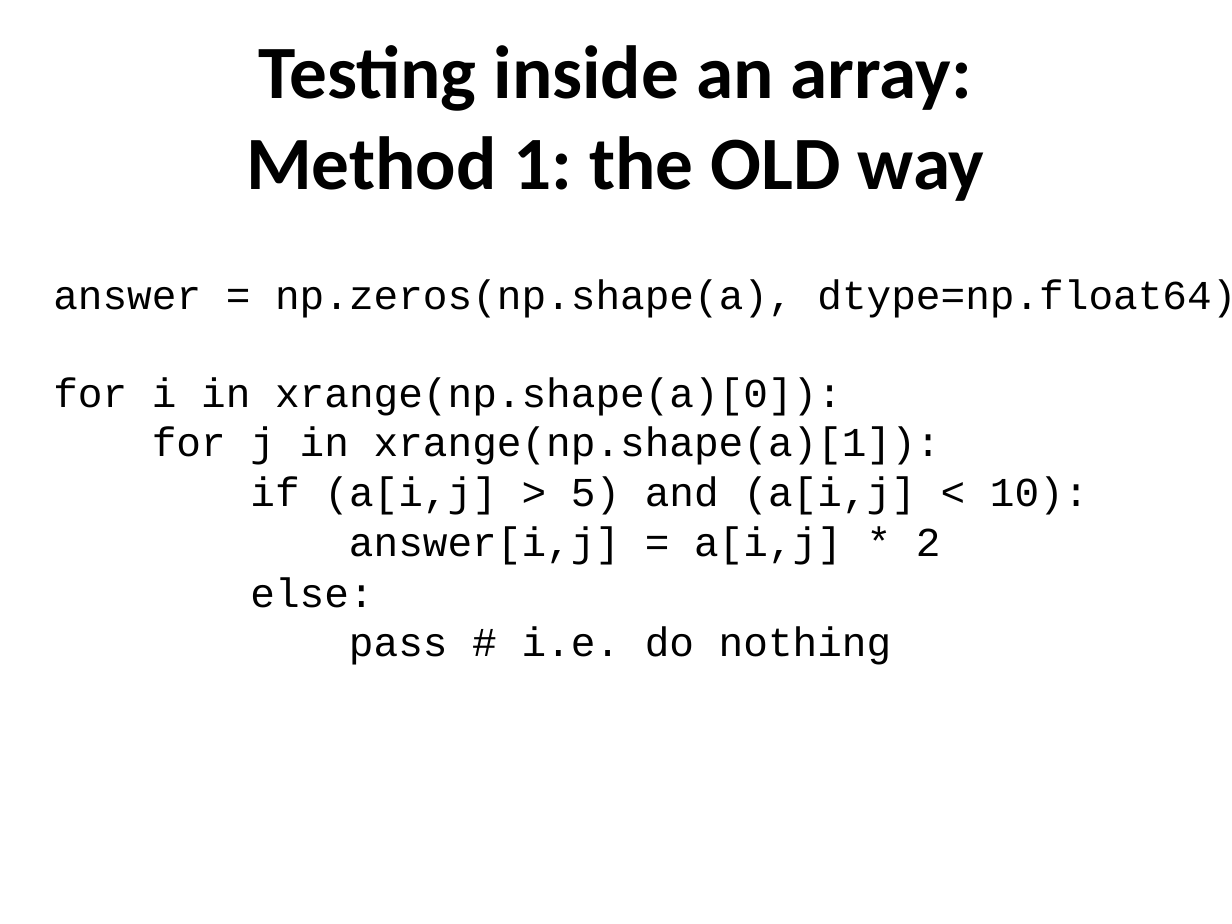
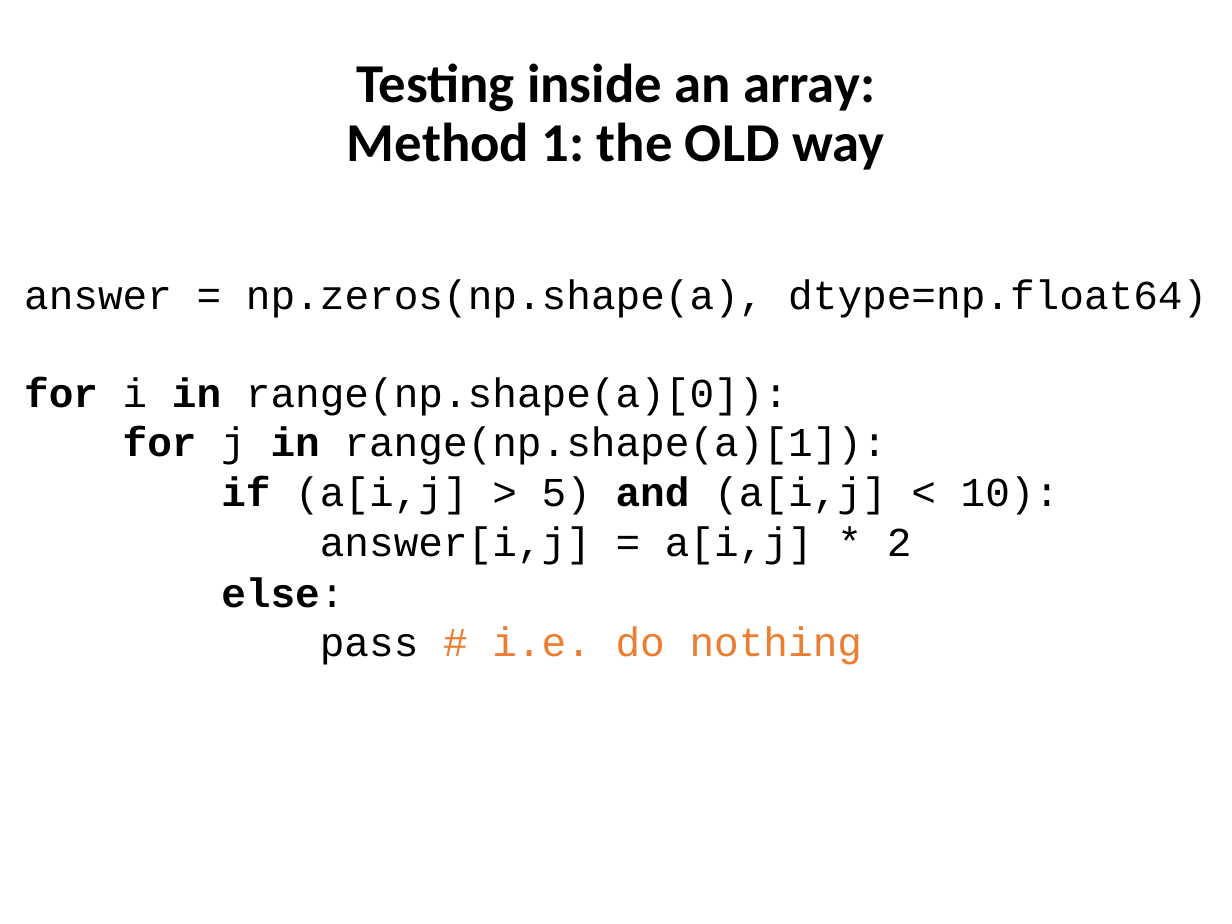
Before and after one commit to ncasuk/ncas-isc, a slide deck: slide 23 of python/presentations/handling_arrays/numpy.ppt (slide 24 before the commit). Drawn at 1232x924 pixels with LibreOffice and Linux fonts; fonts in the diff are those of the drawing; background and template pictures are left out. Boxes give left, top, right and bottom in pixels: in the first picture for what was removed or moved away, otherwise in the second. Text is boxed around its words. In the diff, an @@ line names an element or a change of style, - is before the commit and + after.

```diff
--- a/python/presentations/handling_arrays/numpy.ppt
+++ b/python/presentations/handling_arrays/numpy.ppt
@@ title "Testing inside an array: Method ..." at (347, 63, 884, 170): size 44 to 32 pt; line spacing 1 to 0.9 @@
@@ text "answer = np.zeros(np.shape(a), dtype=np.float64)": place and size @@
-text "answer = np.zeros(np.shape(a), dtype=np.float64)" at (53, 279, 1232, 665)
+text "answer = np.zeros(np.shape(a), dtype=np.float64)" at (24, 279, 1207, 665)
@@ text at (24, 377, 886, 465): text changed @@
-for i in xrange(np.shape(a)[0]):
-for j in xrange(np.shape(a)[1]):
+for i in range(np.shape(a)[0]):
+for j in range(np.shape(a)[1]):
@@ text at (221, 476, 1060, 665): bold on in "if and", "else:"; text colour #000000 to #ED7D31 in "# i.e. do nothing" @@
```
Also in this commit, not shown: 35 other slides changed, 1 slide removed.
